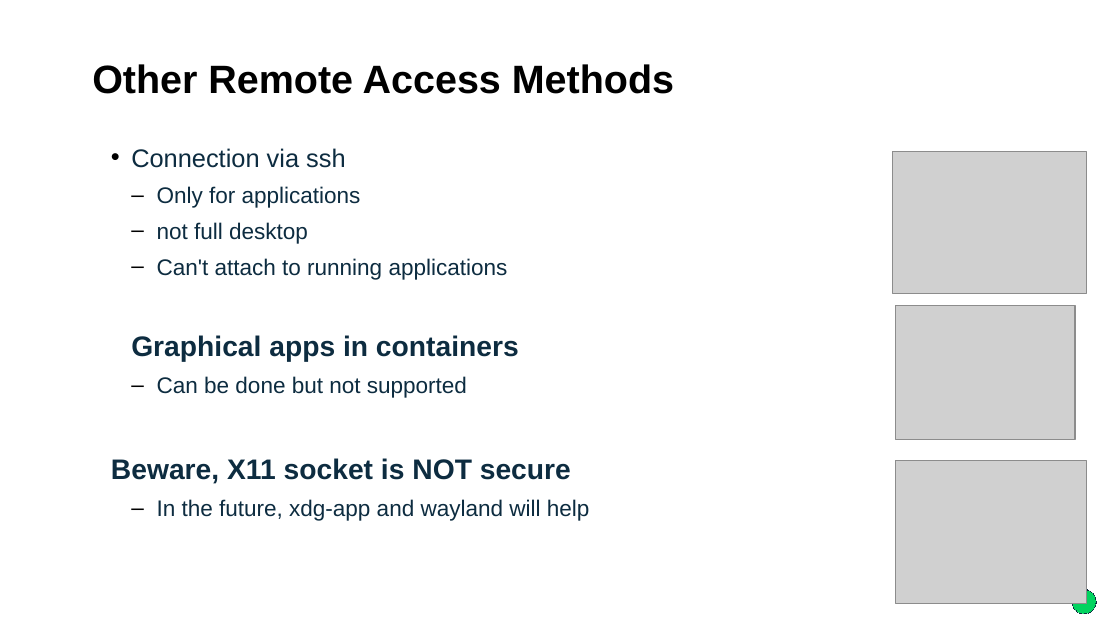
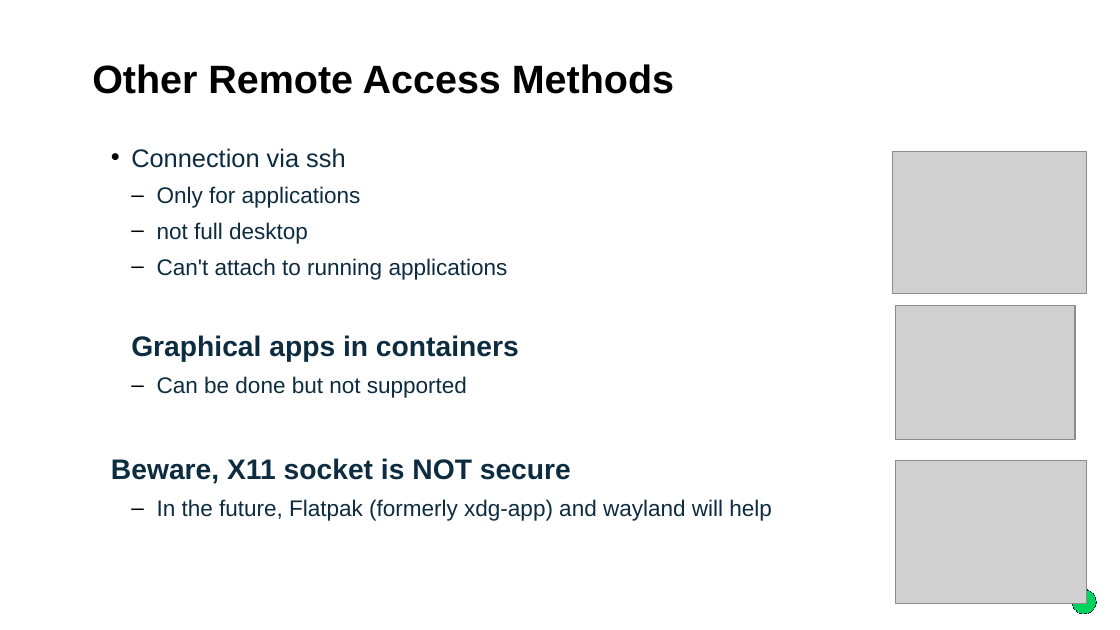
Before and after one commit to sreeves/presentation, a slide deck: slide 8 of SUSECON_2016_RemoteDesktop.odp. Drawn at 1120x630 pixels with LibreOffice and Linux fonts; fonts in the diff are those of the drawing; grey boxes stand for pictures; background and template pictures are left out. Boxes give left, top, right and bottom in pixels: in the first picture for what was removed or moved away, otherwise in the second. Text is boxed around its words. In the diff, an @@ line names an element or a change of style, - is before the commit and + after.

```diff
--- a/SUSECON_2016_RemoteDesktop.odp
+++ b/SUSECON_2016_RemoteDesktop.odp
@@ text at box(157, 499, 772, 521): text changed @@
-    – In the future, xdg-app and wayland will help
+    – In the future, Flatpak (formerly xdg-app) and wayland will help
```
Also in this commit, not shown: 1 other slide changed, 1 other file.
